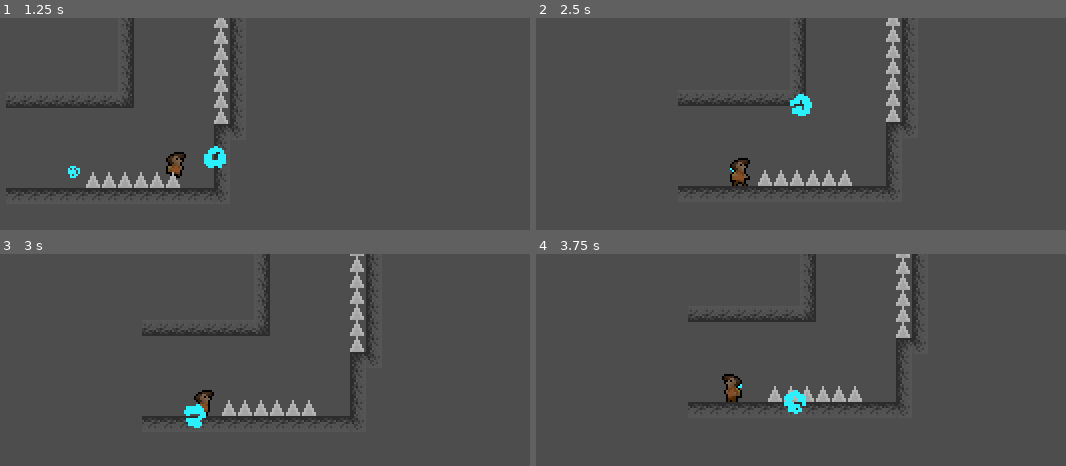
Above: before the commit, frames 1-4 (two rows, left to right).
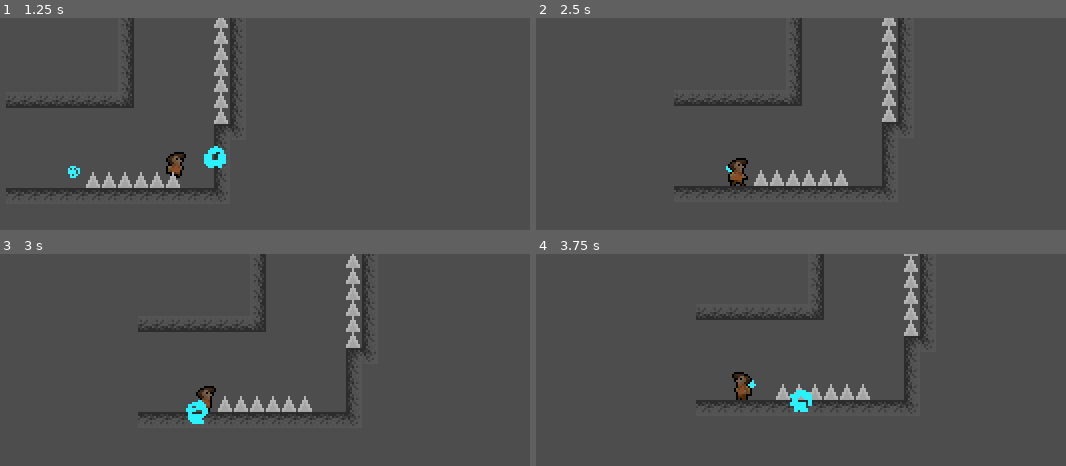
Above: after the commit, the same moments.

Repository: tetraminus/GrappleFormer
Game: Godot game, scene res://level1_3.tscn
Two runs of this game, one before a commit and one after it. Both use one fixed random seed, a clock stepped at 60 frames per second and the inputs below.
Inputs (mouse positions are in pixels of both pictures, inside the frame that each line leads up to):
- Up to frame 1 (1.25 s): move the mouse to (349, 143) at 0.52 s; hold D (move_right) from 0.53 s (still down); click (349, 143) at 0.6 s; tap Space (jump) at 0.77 s
- Up to frame 2 (2.5 s): move the mouse to (615, 172) at 1.27 s; release D (move_right) at 1.28 s; hold S (move_down) 1.28-2.03 s; right-click (615, 172) at 1.35 s; tap Space (jump) at 1.52 s; move the mouse to (811, 96) at 2.02 s; hold D (move_right) from 2.03 s (still down); click (811, 96) at 2.1 s
- Up to frame 3 (3 s): keep holding D (move_right); move the mouse to (180, 449) at 2.77 s; right-click (180, 449) at 2.85 s
- Up to frame 4 (3.75 s): tap Space (jump) at 3.02 s; move the mouse to (938, 436) at 3.52 s; release D (move_right) at 3.53 s; hold A (move_left) from 3.53 s (still down); click (938, 436) at 3.6 s

Frame 1 is identical in both runs. In frame 2, 3.0% of the frame differs, in the area x 26-71%, y 0-84%; in frame 3, 4.4%; in frame 4, 4.5%, in the area x 28-74%, y 0-76%.

Commit message:
minor fix

Diff:
--- a/Objects/TileObjects/Spike/SpikeDown.tscn
+++ b/Objects/TileObjects/Spike/SpikeDown.tscn
@@ -3,3 +3,9 @@
 [ext_resource type="PackedScene" uid="uid://c2ufp4g2sh4h4" path="res://Objects/TileObjects/Spike/SpikeUp.tscn" id="1_llakt"]
 
 [node name="Spike" instance=ExtResource("1_llakt")]
+
+[node name="DefaultSpikes" parent="." index="0"]
+rotation = 3.14159
+
+[node name="CollisionShape2D" parent="Area2D" index="0"]
+position = Vector2(0, -3)
--- a/Objects/TileObjects/Spike/SpikeUp.tscn
+++ b/Objects/TileObjects/Spike/SpikeUp.tscn
@@ -4,7 +4,7 @@
 [ext_resource type="Script" path="res://Objects/Reusable/KillBox.gd" id="2_bro16"]
 
 [sub_resource type="RectangleShape2D" id="RectangleShape2D_u14js"]
-size = Vector2(8, 2)
+size = Vector2(6, 2)
 
 [node name="Spike" type="Node2D"]
 
